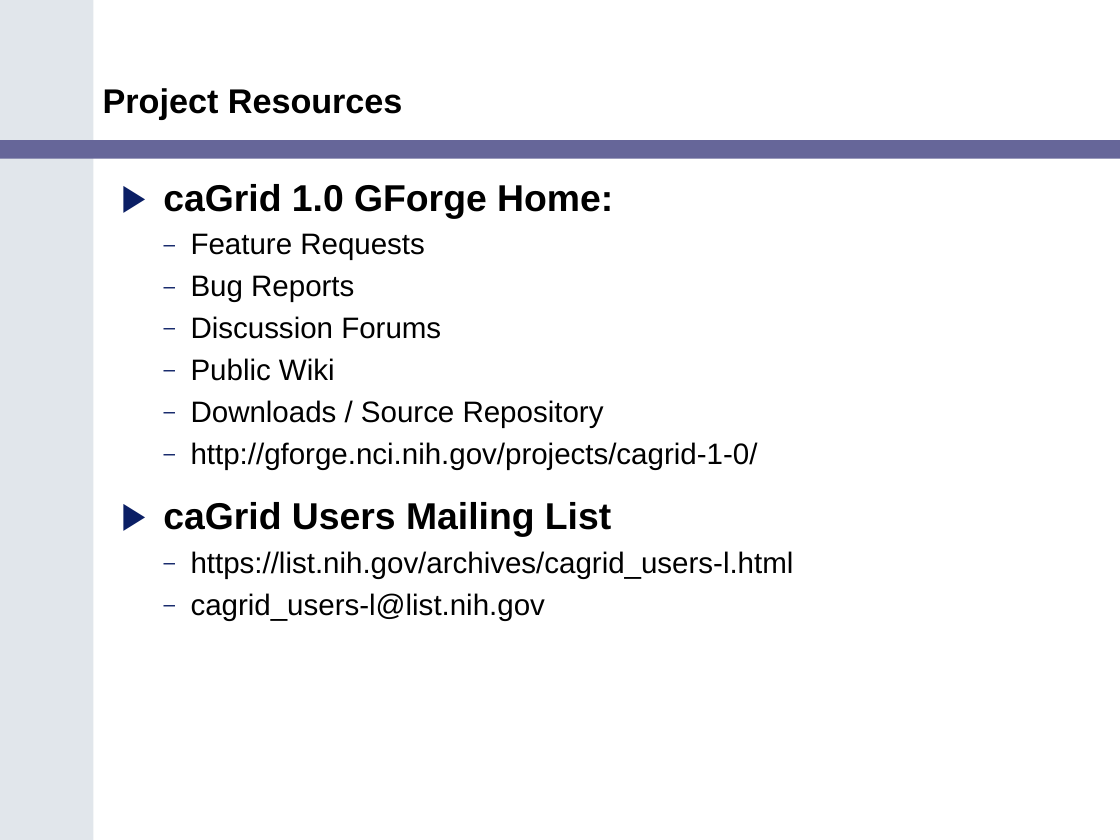
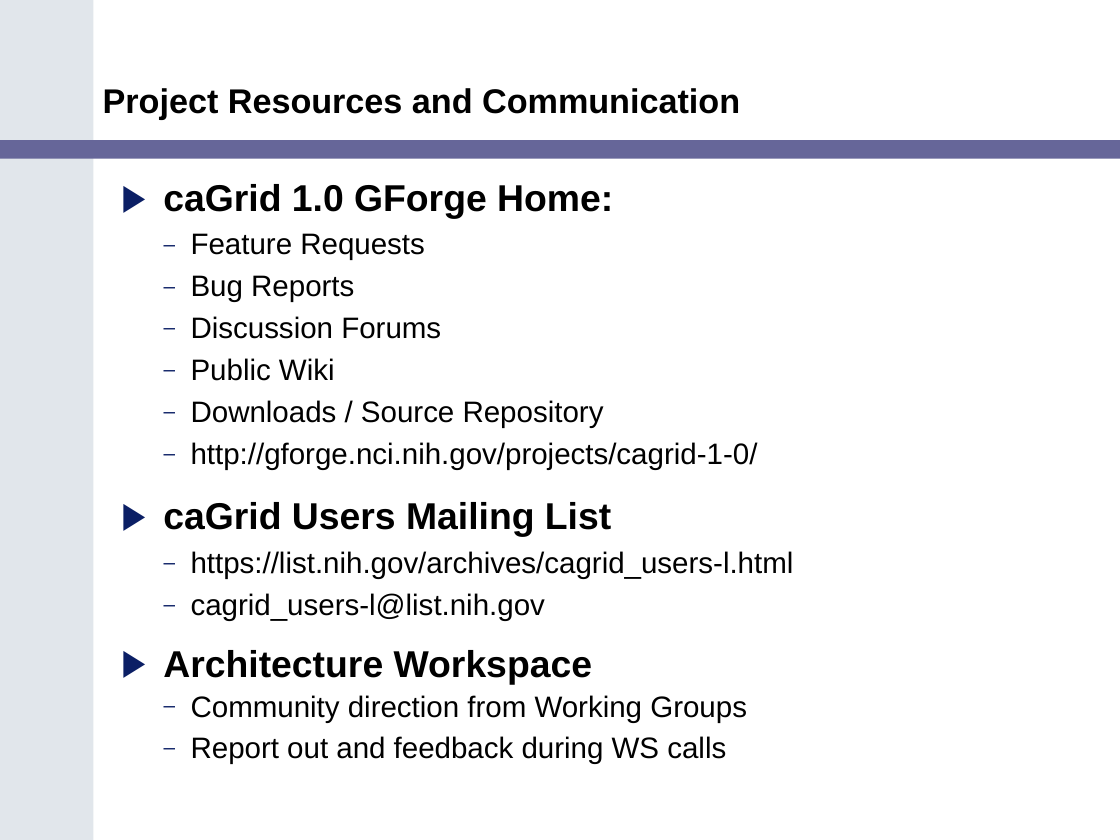
Before and after one commit to NCIP/cagrid-portal, a slide deck: slide 5 of cagrid-1-0/Documentation/presentations/200602_VCDE_ARCH/caGrid_Update_Arch_VCDE_Feb1.ppt. Drawn at 1120x840 pixels with LibreOffice and Linux fonts; fonts in the diff are those of the drawing; background and template pictures are left out. Boxes give left, top, right and bottom in pixels: in the first picture for what was removed or moved away, otherwise in the second. Text is boxed around its words. In the diff, an @@ line names an element or a change of style, - is before the commit and + after.

```diff
--- a/cagrid-1-0/Documentation/presentations/200602_VCDE_ARCH/caGrid_Update_Arch_VCDE_Feb1.ppt
+++ b/cagrid-1-0/Documentation/presentations/200602_VCDE_ARCH/caGrid_Update_Arch_VCDE_Feb1.ppt
@@ title at [103,88,740,120]: text changed @@
-Project Resources
+Project Resources and Communication
@@ text at [163,650,747,764]: paragraphs added @@
+▶ Architecture Workspace
+  – Community direction from Working Groups
+  – Report out and feedback during WS calls
```
Also in this commit, not shown: 5 other slides changed.
